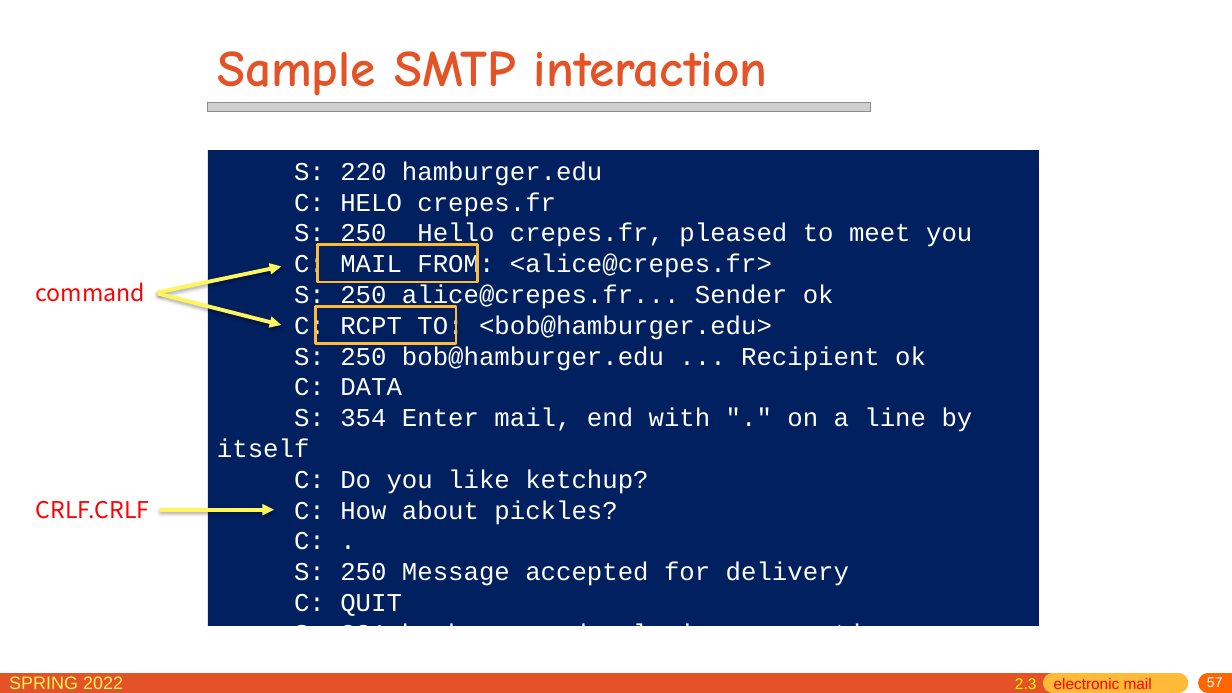
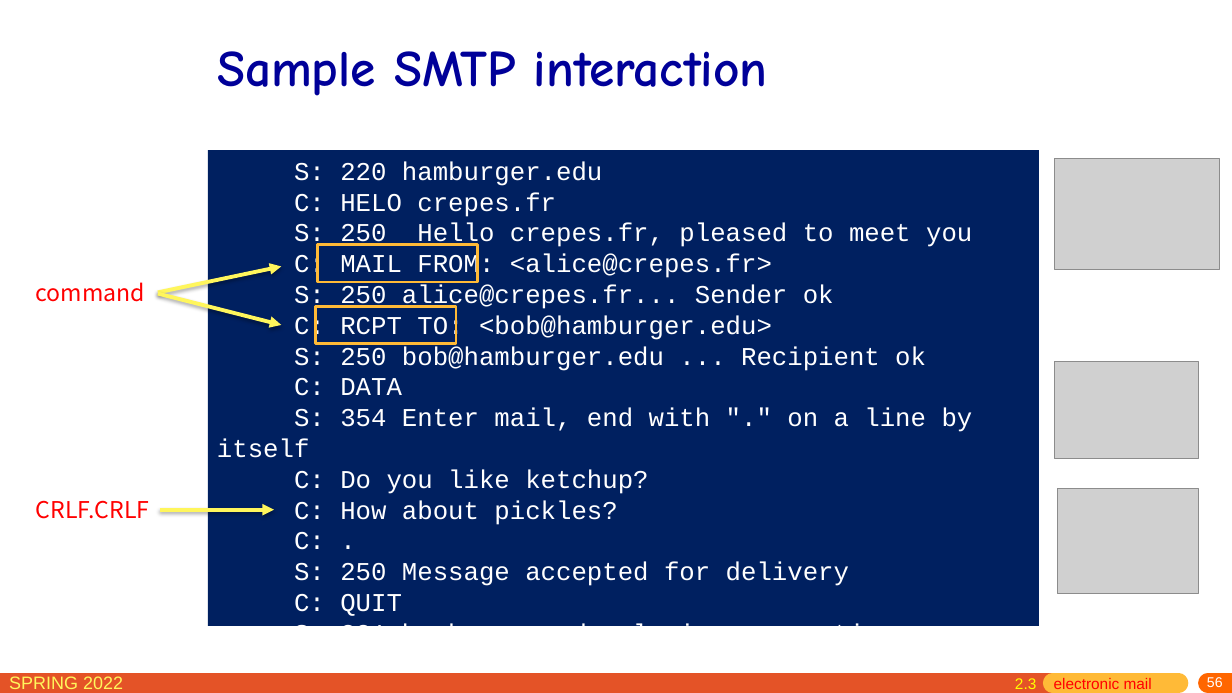
Before and after one commit to network-whu/slides, a slide deck: slide 56 of pptx/chapter2.pptx (slide 57 before the commit). Drawn at 1232x693 pixels with LibreOffice and Linux fonts; fonts in the diff are those of the drawing; grey boxes stand for pictures. Boxes give left, top, right and bottom in pixels: in the first picture for what was removed or moved away, otherwise in the second. Text is boxed around its words. In the diff, an @@ line names an element or a change of style, - is before the commit and + after.

```diff
--- a/pptx/chapter2.pptx
+++ b/pptx/chapter2.pptx
@@ title "Sample SMTP interaction" at box(217, 51, 768, 96): text colour #E45327 to #000099 @@
@@ picture removed at box(208, 103, 871, 112) @@
@@ picture added at box(1055, 159, 1220, 269) @@
@@ picture added at box(1055, 361, 1199, 458) @@
@@ picture added at box(1057, 489, 1198, 594) @@
@@ page number at box(1207, 677, 1223, 687): text changed @@
-57
+56
```
Also in this commit, not shown: 107 other slides changed, 1 slide removed.
